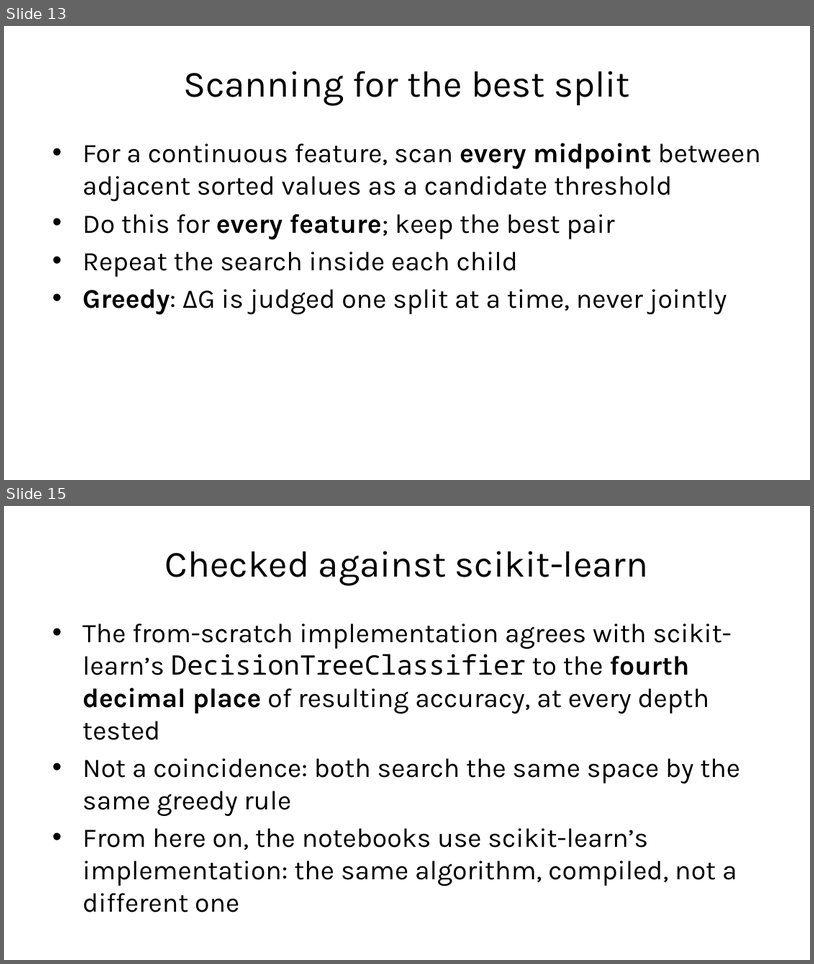
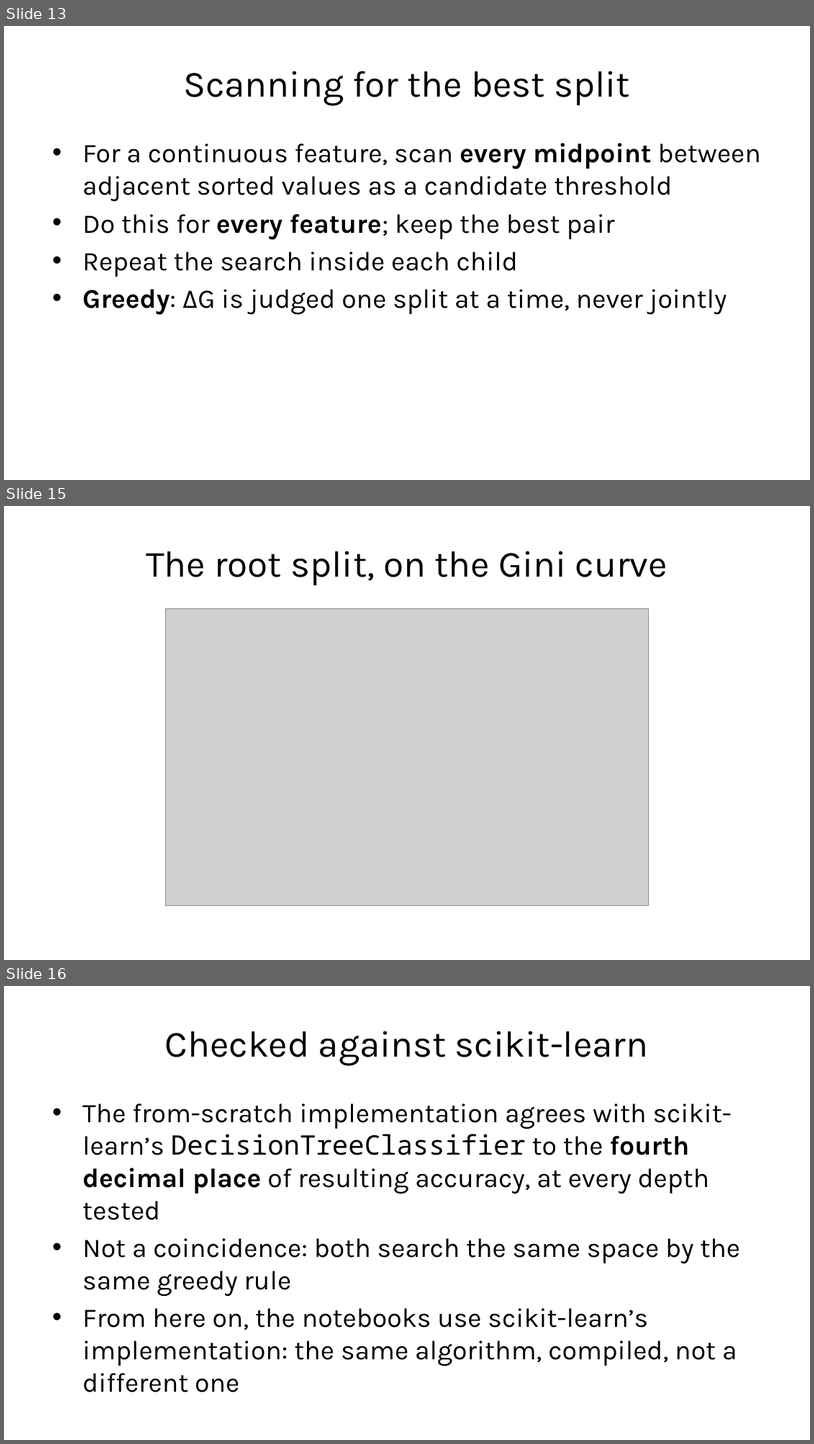
Before and after one commit to fabioantonini/technologies-for-artificial-intelligence, a slide deck: Lessons/07_trees_and_ensembles/Slides/trees_and_ensembles_slides.pptx. Shown one above the other, each under a label of ours: slides 13 and 15 before the commit, slides 13, 15 and 16 after it; the slides between them are not shown. The pictures are 814x964 and 814x1444 pixels, drawn with LibreOffice and Linux fonts; fonts in the diff are those of the drawing; grey boxes stand for pictures; background and template pictures are left out. Boxes give left, top, right and bottom in pixels: in the first picture for what was removed or moved away, otherwise in the second. Text is boxed around its words. In the diff, an @@ line names an element or a change of style, - is before the commit and + after.

```diff
--- a/Lessons/07_trees_and_ensembles/Slides/trees_and_ensembles_slides.pptx
+++ b/Lessons/07_trees_and_ensembles/Slides/trees_and_ensembles_slides.pptx
@@ slide 15 added at (x1=4, y1=506, x2=810, y2=960), background #FFFFFF @@
@@ title added at (x1=146, y1=551, x2=668, y2=585), 33 pt, text #1A1A1A @@
+The root split, on the Gini curve
@@ picture added at (x1=166, y1=609, x2=649, y2=905) @@
@@ what was slide 15 is now slide 16 @@
```
Also in this commit, not shown: 4 slides changed, 2 other slides added, 13 other files.
